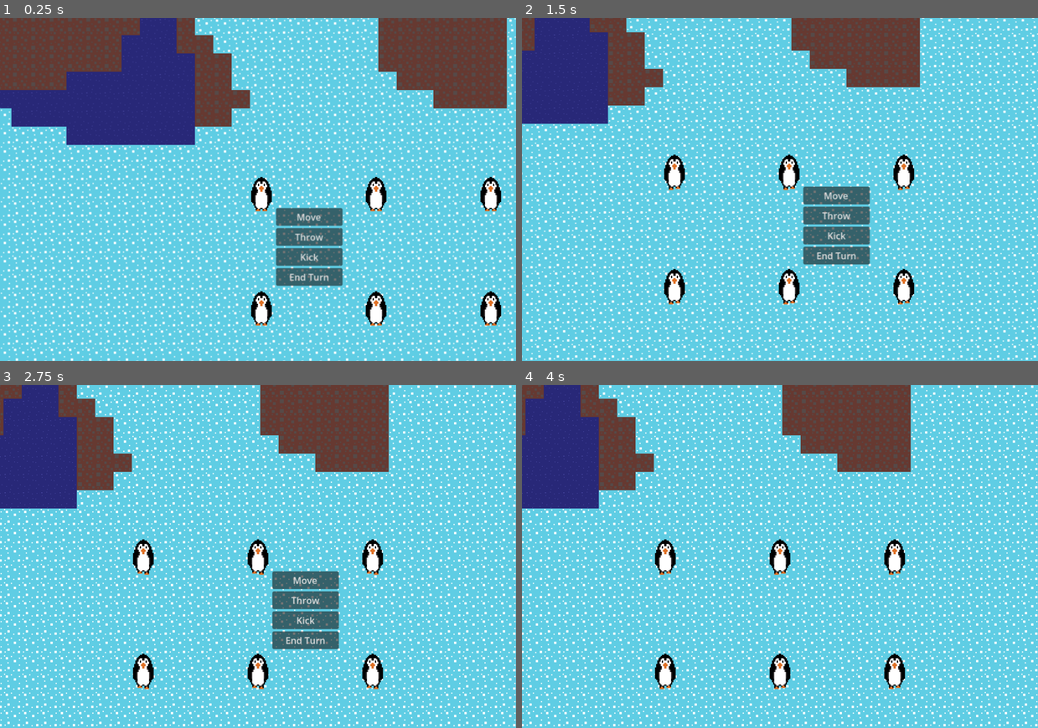
Above: before the commit, frames 1-4 (two rows, left to right).
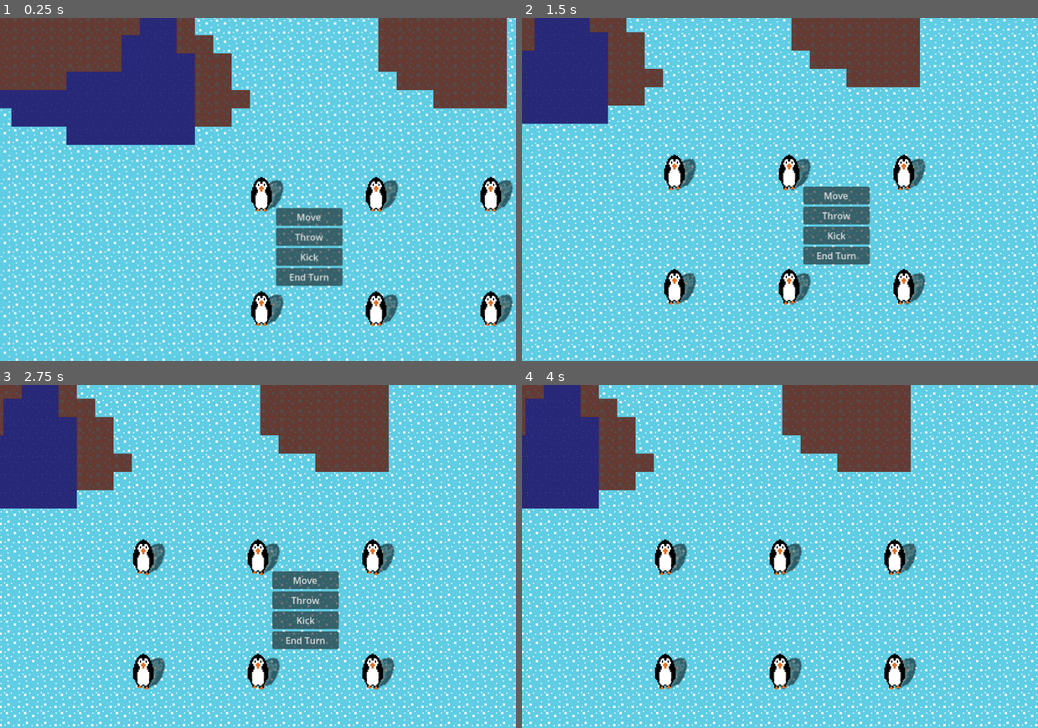
Above: after the commit, the same moments.

Repository: blazecus/PenguinGame
Game: Godot game, scene res://World/world.tscn
Two runs of this game, one before a commit and one after it. Both use one fixed random seed, a clock stepped at 60 frames per second and the inputs below.
Inputs (mouse positions are in pixels of both pictures, inside the frame that each line leads up to):
- Up to frame 1 (0.25 s): no input
- Up to frame 2 (1.5 s): click "Throw" at 0.5 s; tap Enter (enter) at 1.25, 1.35 s; move the mouse to (893, 172) at 1.27 s; hold D (right) from 1.28 s (still down); click (893, 172) at 1.42 s
- Up to frame 3 (2.75 s): release D (right) at 2 s; drag from (154, 573) to (10, 388) at 2.02 s
- Up to frame 4 (4 s): move the mouse to (831, 481) at 2.77 s; hold D (right) 2.78-3.5 s; tap Space (space) at 2.85 s; click (831, 481) at 2.92 s; click "Move" at 3.5 s

The runs differ from the first frame. In frame 1, 1.0% of the frame differs, in the area x 50-100%, y 47-91%; in frame 2, 1.0%; in frame 3, 1.0%; in frame 4, 1.0%.

Commit message:
shadows and such

Diff:
--- a/Character/pawn.gd
+++ b/Character/pawn.gd
@@ -48,6 +48,9 @@
 const TRAJECTORY_SIM_DELTA = 0.016
 const TRAJECTORY_SIM_HEIGHT_SCALE = 100.0
 
+const SHADOW_RATIO = 0.4
+const SHADOW_OFFSET = Vector2(16,3)
+
 const NO_COLLISION_LENGTH = 1.0
 
 var moving = false
@@ -119,8 +122,8 @@
 	queue_redraw()
 
 func handle_sprites() -> void:
-	$Shadow.global_rotation = 0.0
 	sprite.global_position = global_position + Vector2(0, height * 10.0)
+	shadow.global_position = global_position + Vector2(-height * 10.0 * SHADOW_RATIO, 0) + SHADOW_OFFSET
 
 func set_collision(toggle: int):
 	collision_layer = toggle
@@ -198,6 +201,9 @@
 		mouse_pressed = true
 	else:
 		mouse_pressed = false
+
+	if throw_line > 0:
+		gui.get_node("VBoxContainer").get_node("Throw").disabled = true
 
 	if(throw_line == 1):
 		throw_line_mid = get_local_mouse_position()
@@ -324,7 +330,9 @@
 	selected = true
 	gui.visible = true
 	gui.get_node("VBoxContainer").get_node("Move").disabled = false
+	gui.get_node("VBoxContainer").get_node("Throw").disabled = false
 	state = PawnState.WAITING_FOR_ACTION
+	throw_line = 0
 
 func unselect() -> void:
 	selected = false
--- a/Character/pawn.tscn
+++ b/Character/pawn.tscn
@@ -1,43 +1,7 @@
 [gd_scene format=3 uid="uid://crkwbbbnfjl1q"]
 
 [ext_resource type="Script" uid="uid://c2hock8ft3nc3" path="res://Character/pawn.gd" id="1_doigq"]
-[ext_resource type="Texture2D" uid="uid://v87k1futfhq5" path="res://Assets/penguin_forwards_walk-Sheet.png" id="2_pesg8"]
-
-[sub_resource type="AtlasTexture" id="AtlasTexture_wdi18"]
-atlas = ExtResource("2_pesg8")
-region = Rect2(0, 0, 32, 32)
-
-[sub_resource type="AtlasTexture" id="AtlasTexture_q7865"]
-atlas = ExtResource("2_pesg8")
-region = Rect2(32, 0, 32, 32)
-
-[sub_resource type="AtlasTexture" id="AtlasTexture_a2njl"]
-atlas = ExtResource("2_pesg8")
-region = Rect2(64, 0, 32, 32)
-
-[sub_resource type="AtlasTexture" id="AtlasTexture_ghhkc"]
-atlas = ExtResource("2_pesg8")
-region = Rect2(96, 0, 32, 32)
-
-[sub_resource type="SpriteFrames" id="SpriteFrames_wdi18"]
-animations = [{
-"frames": [{
-"duration": 1.0,
-"texture": SubResource("AtlasTexture_wdi18")
-}, {
-"duration": 1.0,
-"texture": SubResource("AtlasTexture_q7865")
-}, {
-"duration": 1.0,
-"texture": SubResource("AtlasTexture_a2njl")
-}, {
-"duration": 1.0,
-"texture": SubResource("AtlasTexture_ghhkc")
-}],
-"loop": true,
-"name": &"default",
-"speed": 5.0
-}]
+[ext_resource type="SpriteFrames" uid="uid://rstc7m58bfrv" path="res://Character/penguin.tres" id="2_pesg8"]
 
 [sub_resource type="CapsuleShape2D" id="CapsuleShape2D_pesg8"]
 radius = 18.0
@@ -49,14 +13,16 @@
 
 [node name="Shadow" type="AnimatedSprite2D" parent="." unique_id=1084302444]
 modulate = Color(0.23921569, 0.23921569, 0.23921569, 0.54509807)
-position = Vector2(8, 3)
-rotation = 0.5115101
+position = Vector2(16, 3.0000005)
+rotation = 0.61086524
+scale = Vector2(2, 2)
+sprite_frames = ExtResource("2_pesg8")
 
 [node name="AnimatedSprite2D" type="AnimatedSprite2D" parent="." unique_id=1590779651]
 texture_filter = 1
 scale = Vector2(2, 2)
-sprite_frames = SubResource("SpriteFrames_wdi18")
-frame_progress = 0.5173997
+sprite_frames = ExtResource("2_pesg8")
+frame_progress = 0.6734724
 
 [node name="CollisionShape2D" type="CollisionShape2D" parent="." unique_id=758285216]
 position = Vector2(0, 0.5)
--- /dev/null
+++ b/Character/penguin.tres
@@ -0,0 +1,39 @@
+[gd_resource type="SpriteFrames" format=3 uid="uid://rstc7m58bfrv"]
+
+[ext_resource type="Texture2D" uid="uid://v87k1futfhq5" path="res://Assets/penguin_forwards_walk-Sheet.png" id="1_qny7e"]
+
+[sub_resource type="AtlasTexture" id="AtlasTexture_wdi18"]
+atlas = ExtResource("1_qny7e")
+region = Rect2(0, 0, 32, 32)
+
+[sub_resource type="AtlasTexture" id="AtlasTexture_q7865"]
+atlas = ExtResource("1_qny7e")
+region = Rect2(32, 0, 32, 32)
+
+[sub_resource type="AtlasTexture" id="AtlasTexture_a2njl"]
+atlas = ExtResource("1_qny7e")
+region = Rect2(64, 0, 32, 32)
+
+[sub_resource type="AtlasTexture" id="AtlasTexture_ghhkc"]
+atlas = ExtResource("1_qny7e")
+region = Rect2(96, 0, 32, 32)
+
+[resource]
+animations = [{
+"frames": [{
+"duration": 1.0,
+"texture": SubResource("AtlasTexture_wdi18")
+}, {
+"duration": 1.0,
+"texture": SubResource("AtlasTexture_q7865")
+}, {
+"duration": 1.0,
+"texture": SubResource("AtlasTexture_a2njl")
+}, {
+"duration": 1.0,
+"texture": SubResource("AtlasTexture_ghhkc")
+}],
+"loop": true,
+"name": &"default",
+"speed": 5.0
+}]
--- a/Character/projectile.gd
+++ b/Character/projectile.gd
@@ -18,13 +18,25 @@
 	ProjectileType.BUMPER : 15.0
 }
 
+const ANIMATIONS := {
+	ProjectileType.SNOWBALL : "snowball",
+	ProjectileType.BOMB : "bomb",
+	ProjectileType.SPIKES : "spikes",
+	ProjectileType.BLOCK : "block",
+	ProjectileType.BUMPER : "bumper"
+}
+
 @onready var sprite = $AnimatedSprite2D
+@onready var shadow = $Shadow
 
 const THROW_MODIFIER = 0.003
 const HEIGHT_STRENGTH_MODIFIER = 10.0
-const HEIGHT_MODIFIER = 5.0
+const HEIGHT_MODIFIER = 2.0
 const BOMB_TIME_LENGTH = 4.0
-const TORQUE_MODIFIER = 0.3
+const TORQUE_MODIFIER = 0.04
+
+const SHADOW_RATIO = 0.4
+const SHADOW_OFFSET = Vector2(8.0, -2.0)
 
 var height = 0.0
 var vertical_velocity = 0.0
@@ -42,12 +54,17 @@
 
 func throw(power: float, direction: Vector2, vertical_power: float):
 	apply_central_impulse(direction * power * THROW_MODIFIER)
+	print(power * TORQUE_MODIFIER)
 	apply_torque_impulse(power * TORQUE_MODIFIER)
 	vertical_velocity = vertical_power * HEIGHT_STRENGTH_MODIFIER / mass
+
+	print(lock_rotation)
+	print(inertia)
 	set_collision(2)
 
 func _physics_process(delta: float) -> void:
 	sprite.global_position = global_position + Vector2(0, height * HEIGHT_MODIFIER)
+	shadow.global_position = global_position + Vector2(-height * HEIGHT_MODIFIER * SHADOW_RATIO, 0) + SHADOW_OFFSET
 
 	height += vertical_velocity * delta
 	if(height >= 0):
--- a/Character/projectile.tscn
+++ b/Character/projectile.tscn
@@ -170,10 +170,18 @@
 
 [node name="Projectile" type="RigidBody2D" unique_id=918950030]
 gravity_scale = 0.0
+inertia = 1.0
 script = ExtResource("1_tla7d")
 
 [node name="CollisionShape2D" type="CollisionShape2D" parent="." unique_id=1642704718]
 shape = SubResource("CircleShape2D_8ugre")
+
+[node name="Shadow" type="AnimatedSprite2D" parent="." unique_id=1925996130]
+modulate = Color(0.08598385, 0.085983746, 0.08598376, 0.654902)
+position = Vector2(8, -2)
+rotation = 0.61086524
+sprite_frames = SubResource("SpriteFrames_x7wbm")
+animation = &"bomb"
 
 [node name="AnimatedSprite2D" type="AnimatedSprite2D" parent="." unique_id=1283292583]
 texture_filter = 1
